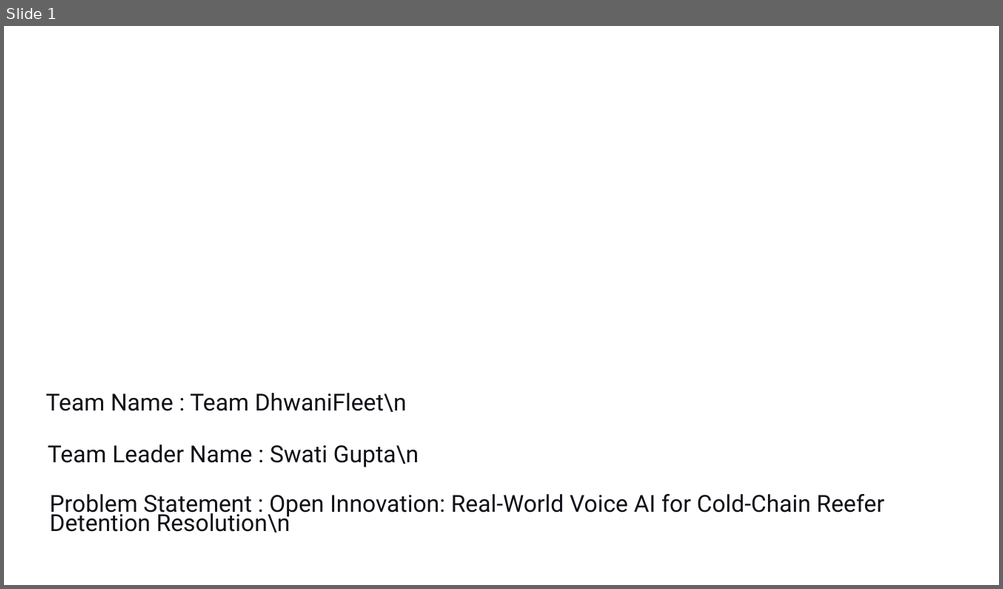
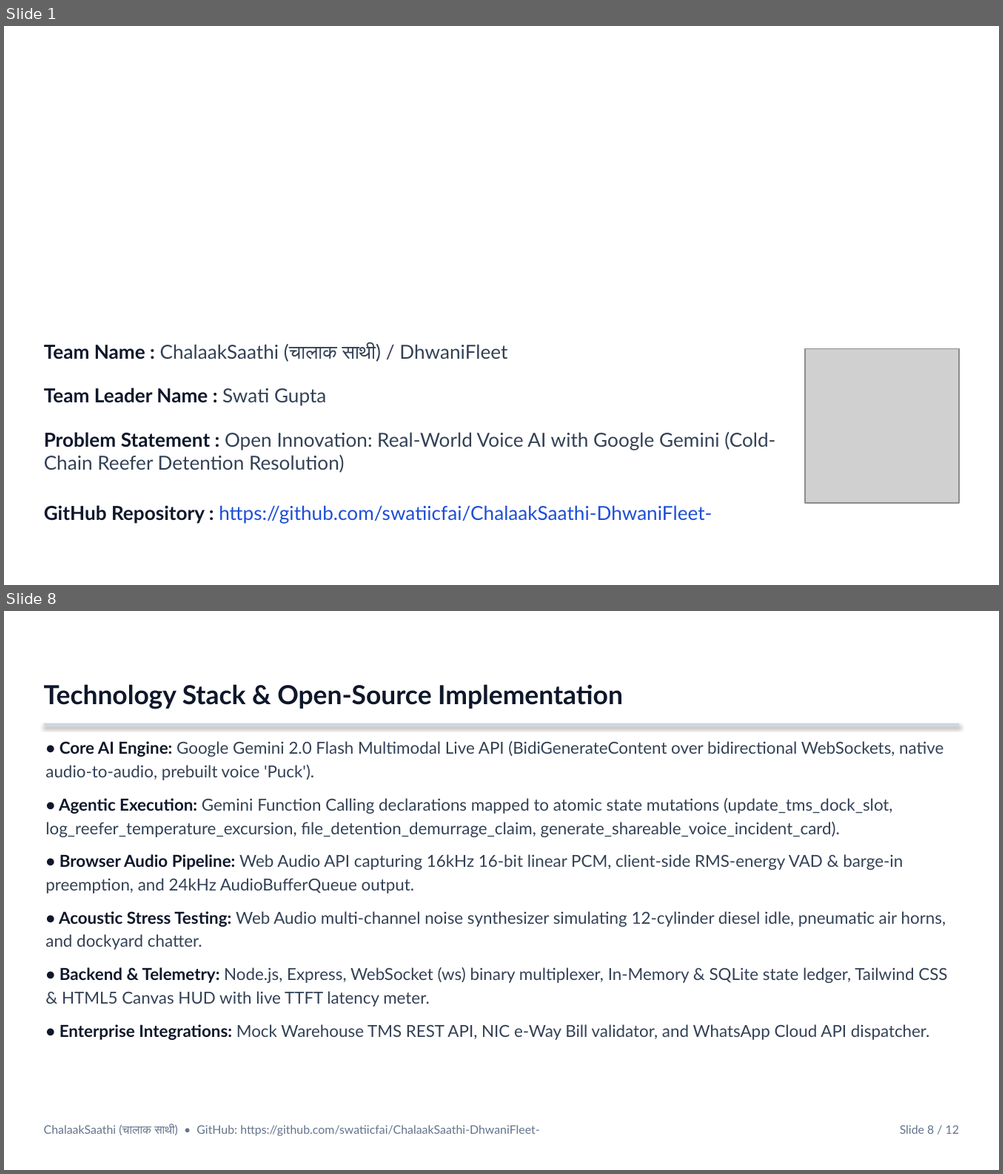
Before and after one commit to swatiicfai/ChalaakSaathi-DhwaniFleet-, a slide deck: DhwaniFleet_Idea_Submission_Deck.pptx. Shown one above the other, each under a label of ours: slide 1 before the commit, slides 1 and 8 after it; the slides between them are not shown. The pictures are 1003x589 and 1003x1174 pixels, drawn with LibreOffice and Linux fonts; fonts in the diff are those of the drawing; grey boxes stand for pictures; background and template pictures are left out. Boxes give left, top, right and bottom in pixels: in the first picture for what was removed or moved away, otherwise in the second. Text is boxed around its words. In the diff, an @@ line names an element or a change of style, - is before the commit and + after.

Commit message:
feat: official Build with Google Gemini submission deck using H2S/YourStory template

```diff
--- a/DhwaniFleet_Idea_Submission_Deck.pptx
+++ b/DhwaniFleet_Idea_Submission_Deck.pptx
@@ slide 8 added at <box>4,611,999,1170</box>, background picture (left out) @@
@@ text added at <box>44,684,623,709</box>, 19 pt, text #0F172A, bold @@
+Technology Stack & Open-Source Implementation
@@ rectangle added at <box>44,723,959,726</box>, fill #CBD5E1 @@
@@ text added at <box>45,741,947,1040</box>, 12 pt, text #334155 @@
+• Core AI Engine: Google Gemini 2.0 Flash Multimodal Live API (BidiGenerateContent over bidirectional WebSockets, native audio-to-audio, prebuilt voice 'Puck').
+• Agentic Execution: Gemini Function Calling declarations mapped to atomic state mutations (update_tms_dock_slot, log_reefer_temperature_excursion, file_detention_demurrage_claim, generate_shareable_voice_incident_card).
+• Browser Audio Pipeline: Web Audio API capturing 16kHz 16-bit linear PCM, client-side RMS-energy VAD & barge-in preemption, and 24kHz AudioBufferQueue output.
+• Acoustic Stress Testing: Web Audio multi-channel noise synthesizer simulating 12-cylinder diesel idle, pneumatic air horns, and dockyard chatter.
+• Backend & Telemetry: Node.js, Express, WebSocket (ws) binary multiplexer, In-Memory & SQLite state ledger, Tailwind CSS & HTML5 Canvas HUD with live TTFT latency meter.
+• Enterprise Integrations: Mock Warehouse TMS REST API, NIC e-Way Bill validator, and WhatsApp Cloud API dispatcher.
@@ text added at <box>44,1125,539,1136</box>, 8.5 pt, text #64748B @@
+ChalaakSaathi (चालाक साथी) • GitHub: https://github.com/swatiicfai/ChalaakSaathi-DhwaniFleet-
@@ text added at <box>899,1125,959,1134</box>, 8.5 pt, text #64748B @@
+Slide 8 / 12
@@ slide 1 changed as well @@
@@ text at <box>44,344,507,362</box>: text changed; size 17 to 14 pt; font Roboto to Lato; text colour #0F1016 to #334155 @@
-Team Name : Team DhwaniFleet\n
+Team Name : ChalaakSaathi (चालाक साथी) / DhwaniFleet
@@ picture added at <box>805,349,959,503</box> @@
@@ text at <box>44,388,326,406</box>: text changed; size 17 to 14 pt; font Roboto to Lato; text colour #0F1016 to #0F172A; bold on @@
-Team Leader Name : Swati Gupta\n
+Team Leader Name : Swati Gupta
@@ text at <box>44,432,775,473</box>: text changed; size 17 to 14 pt; font Roboto to Lato; text colour #0F1016 to #334155 @@
-Problem Statement : Open Innovation: Real-World Voice AI for Cold-Chain Reefer Detention Resolution\n
+Problem Statement : Open Innovation: Real-World Voice AI with Google Gemini (Cold-Chain Reefer Detention Resolution)
@@ text added at <box>44,506,711,524</box>, 14 pt, text #1D4ED8 @@
+GitHub Repository : https://github.com/swatiicfai/ChalaakSaathi-DhwaniFleet-
```
Also in this commit, not shown: 1 other slide changed, 9 other slides added, 10 slides removed, 3 other files.
